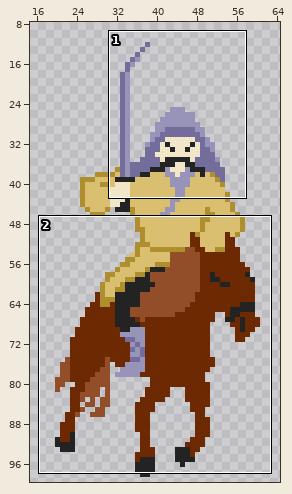
File history of a sprite sheet, mongol.png. Above: a wide view before the commit, with the close-up outlined.
Close-up. Earlier state:
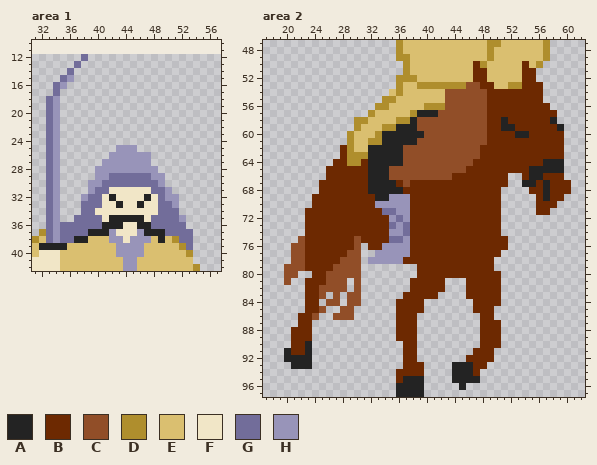
The file is 55x88 pixels. Shown: area 1: x 31..57, y 10..42; area 2: x 17..62, y 47..97. The old version is drawn lined up with the new one, on the new canvas. The wide view leaves out empty margins.
Palette (. is transparent): A #232323  B #6d2901  C #914e28  D #af8e2d  E #dabf70  F #f1e6c7  G #726d9a  H #9894b9
Pixels before, area 1, first column x 31:
12 .......G................
13 ......G.................
14 .....G..................
15 ....GH..................
16 ...GH...................
17 ...G....................
18 ..GH....................
19 ..GH....................
20 ..GH....................
21 ..GH....................
22 ..GH....................
23 ..GH....................
24 ..GH....................
25 ..GH........HHH.........
26 ..GH.......HHHHHH.......
27 ..GH......HHHHHHH.......
28 ..GH.....HHHHHHHHH......
29 ..GH.....HHGGGGGGHH.....
30 ..GH....HHGGGGGGGGH.....
31 ..GH....HGGFFFFFFGGH....
32 ..GH...HGGFAFFFFAFGHH...
33 ..GH...GGGFFAFFAFFGGH...
34 ..GH...GGFFFFFFFFFGGG...
35 ..GH..GGGGFAAAAAFGGGGH..
36 ..GHGGGGGGAAAFFAAGGGGG..
37 .DGHGGGGAAAHFFFHAAAGGGG.
38 DEGHGGAAEEEHHFHHHEAEDGG.
39 EAAAAEEEEEEEHHHHEEEEEDG.
40 EFFFEEEEEEEEHHHHEEEEEED.
41 FFFFEEEEEEEEEHHEEEEEEEE.
42 FFFFEEEEEEEEEHHEEEEEEEED
Pixels before, area 2, first column x 20:
47 ................DEEEEEEEEEEEEDDEEEEEED...
48 ................DEEEEEEEEEEEEDEEEEEEED...
49 ................DDEEEEEEEEEEEDEEEEEEED...
50 .................DEEEEEEEEEBDEEEEEBED....
51 .................DEEEEEEEEEBBEEEEEBB.....
52 ................DDDEEEEEEEEBBEEEEEBB.....
53 ................DEEDDDDDDDCCBBEEDDBBB....
54 ...............EDEEEEEECCCCCCBBBBBBBB....
55 ..............DDEEEEEEECCCCCCBBBBBBBB....
56 .............DDEEEEEDDDCCCCCCBBBBBBBBB...
57 ............DEEEEEDAAACCCCCCCBBBBBBBBBB..
58 ..........DDEEEEDDACCCCCCCCCCBBABBBBBBA..
59 ..........DEEEDDAAACCCCCCCCCCBBAABBBBBBA.
60 .........DEEEDAAAAAACCCCCCCCCBBBBAABBBBB.
61 .........DEEDDAAAAACCCCCCCCCCBBBBBBBBBBB.
62 ........BDEEAAAAACCCCCCCCCCCBBBBBBBBBBBB.
63 ........BDDDAAAAACCCCCCCCCCCBBBBBBBBBBBB.
64 .......BBDDBAAAAACCCCCCCCCCBBBBBBBBBBAAA.
65 ......BBBBBBAAACCCCCCCCCCCBBBBBBBBBAAAAA.
66 ......BBBBBBAAACCCCCCCCCBBBBBBBB..BAABBB.
67 .....BBBBBBBAAAABCBBBBBBBBBBBBBB..AABABBB
68 .....BBBBBBBAAAAABBBBBBBBBBBBBB....BBABBB
69 ....BBBBBBBBBAAHHHBBBBBBBBBBBBB.....BABB.
70 ....BBBBBBBBBHHHHHBBBBBBBBBBBBB.....BBB..
71 ...BBBBBBBBBBBGGHHBBBBBBBBBBBBB.....BB...
72 ...BBBBBBBBBBBBHGHBBBBBBBBBBBBB..........
73 ...BBBBBBBBBBBBGHGBBBBBBBBBBBBB..........
74 ...BBBBBBBBBBBBHHGBBBBBBBBBBBBB..........
75 ..CBBBBBBBCBBBBGGHBBBBBBBBBBBBBB.........
76 .CCBBBBBBBC.BBHHHHBBBBBBBBBBBBBB.........
77 .CCBBBBBBCC..HHHHHBBBBBBBBBBBBB..........
78 .CCBBBBBCCC.HHHHHBBBBBBBBBBBBB...........
79 CCCBBBBCCCC........BBBBBBBBBBB...........
80 CC..BBCCCCC........BBBBBBBBBBBB..........
81 C..BBBCCC.C.......BBBBB...BBBBB..........
82 ...BBCCCC.C.......BBBBB...BBBBB..........
83 ...BBC.C.CC......BBBBB....BBBBB..........
84 ...BB.CC.CC.....BBBB.......BBBB..........
85 ...BBC..CC......BBBB.......BBB...........
86 ..BBC..CCC......BBB.........BB...........
87 ..BB............BBB.........BBB..........
88 .BBB............BBB.........BBB..........
89 .BBB............BBB.........BBB..........
90 .BBA.............BB.........BBB..........
91 ABBA.............BB........BBB...........
92 AAAA.............BB.......BBBB...........
93 .AAA.............BBB....AAABB............
94 ................BBBB....AAAB.............
95 ................BAAA....AAAA.............
96 ................AAAA.....A...............
97 ................AAAA.....................
Once edited:
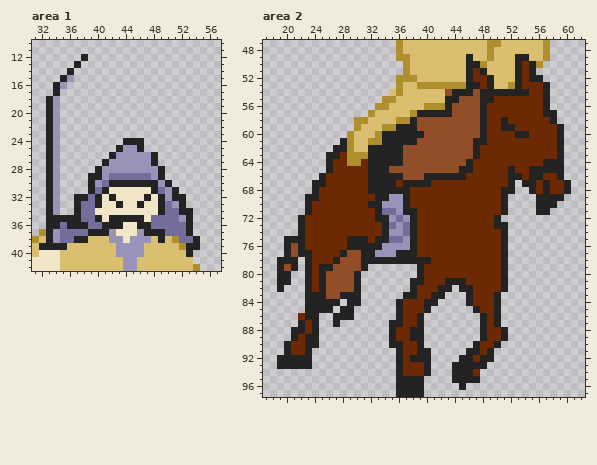
From old to new:
canvas 55x88 -> 100x100, the old top-left corner now at 14,12
Changed rows in their new state; - is an unchanged pixel.
Area 1:
first column x 33:
12 -----A----------------
13 ----A-----------------
14 ---A------------------
15 --A-------------------
16 -A--------------------
17 -A--------------------
18 A---------------------
19 A---------------------
20 A---------------------
21 A---------------------
22 A---------------------
23 A---------------------
24 A----------AAA--------
25 A---------A--A--------
26 A--------A-----A------
27 A-------A------A------
28 A------A--------A-----
29 A-----AA--------A-----
30 A-----A--AAAAAAA-A----
31 A-----A-A------A--A---
32 A---AA-A--------A-AA--
33 A---A--A--------A--A--
34 A---A-----------A--AA-
35 AAAAA--A------------A-
36 AA-AAA--------------A-
37 A-------------------A-
38 A--------------------A
39 --------------------AA
40 --------------------A-
Area 2:
first column x 19:
49 ---------------------------A------AA------
50 ---------------------------AA-----A-A-----
51 ---------------------------A-A----A-A-----
52 ---------------------------A--A---A-AA----
53 ---------------------------AA-A---A---A---
54 -------------------------AAA-AAAAAAA--A---
55 ------------------------AA---AA-------A---
56 ------------------------A----A--------A---
57 -----------------------AA----A--------AA--
58 -----------------------------A------------
59 -----------------------------A------------
60 -----------------------------A----------A-
61 ---------A------------------AA----------A-
62 --------AA------------------A-----------A-
63 -------AA-------------------A-----------A-
64 -------A-------------------A--------------
65 -------A------------------AA-----A--------
66 ------A---------AA---AAAAAA------AA-----A-
67 -----AA-----------AAAA-----------A-------A
68 -----A------------A-------------AA--A----A
69 ----AA------------A-------------A----A-AA-
70 ----A--------AA---A-------------A----AAA--
71 ----A---------A---AA------------A----AA---
72 ---A----------AA---A-----------A----------
73 ---A-----------A---A-----------AA---------
74 ---A-----------A---A------------A---------
75 -AAA------AAA-AA---A------------A---------
76 -A-A------AAAAA----A------------A---------
77 -A-AA----A--AA---AAA------------A---------
78 AAA.A---A---AAAAAAAAAA---------BA---------
79 A-A.A-AA----A-------A----------BA---------
80 AA.-A-A----A--------A-----------A---------
81 AA--A-A---CA-------AA---AAA-----A---------
82 A---A-A---CA-------A---AA-AA----A---------
83 ----AAAC-AAA------AA--AA---A---A----------
84 ----AAAAA-AA-----A---AA----A---A----------
85 ----AAAA-AA------A---A------A--A----------
86 ----AA--AAA------A--A--------A-A----------
87 ---A-A--A-------AA--A--------A-A----------
88 --AA-A----------A--AA--------A--A---------
89 --A-AA----------A--AA--------A--A---------
90 -A---A----------AA--A-------A--A----------
91 -----------------A--AA-----AA-A-----------
92 A----------------A-AAA----AA-AA-----------
93 AA---------------A---A------AA------------
94 -----------------A---A--------------------
95 -----------------A------------------------
